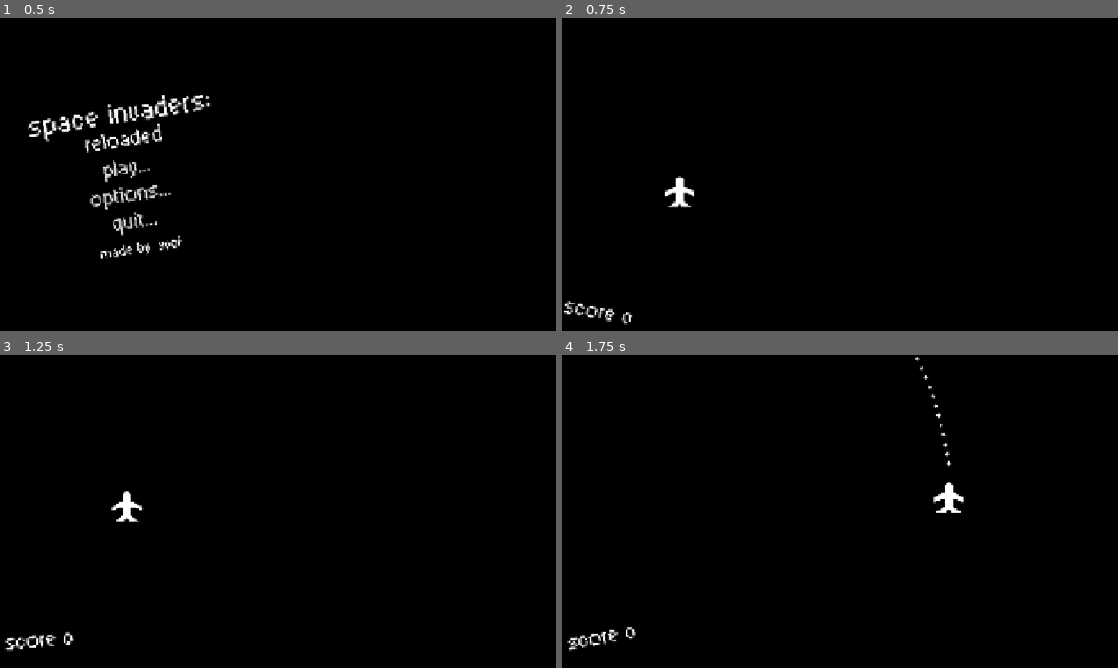
Above: before the commit, frames 1-4 (two rows, left to right).
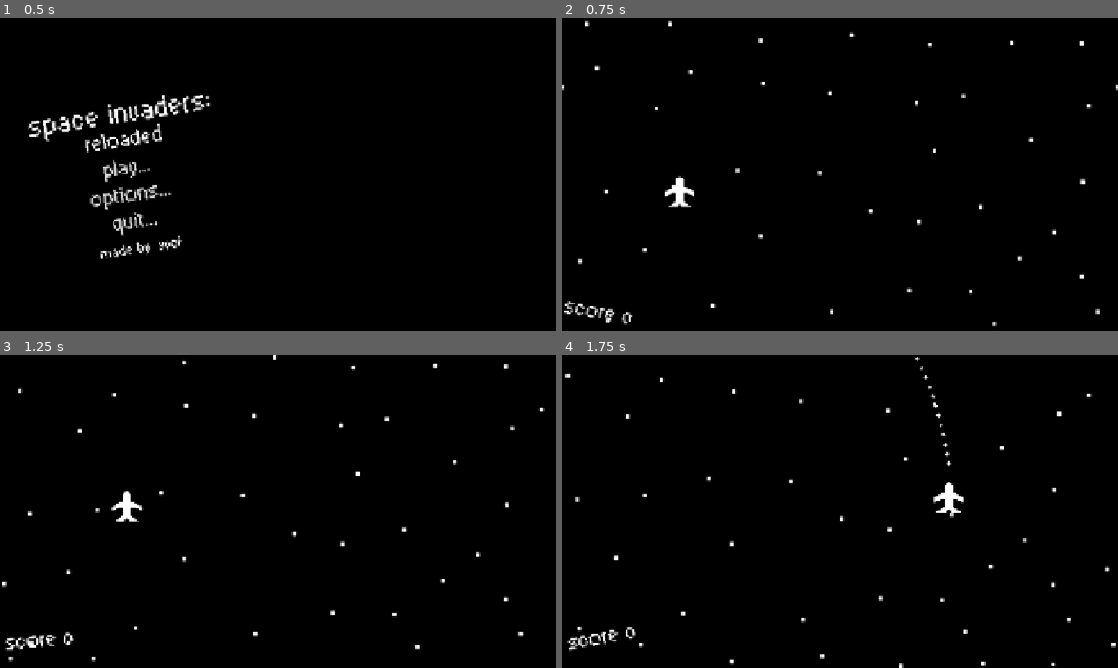
Above: after the commit, the same moments.

Repository: RafaeloxMC/space-invaders-reloaded
Game: Godot game, scene res://scenes/main_menu.tscn
Two runs of this game, one before a commit and one after it. Both use one fixed random seed, a clock stepped at 60 frames per second and the inputs below.
Inputs (mouse positions are in pixels of both pictures, inside the frame that each line leads up to):
- Up to frame 1 (0.5 s): no input
- Up to frame 2 (0.75 s): click "play..." at 0.5 s
- Up to frame 3 (1.25 s): no input
- Up to frame 4 (1.75 s): tap Enter at 1.25 s; move the mouse to (962, 495) at 1.27 s; press the mouse at (962, 495) at 1.28 s; hold Right from 1.28 s (still down)

Frame 1 is identical in both runs. In frame 2, 0.5% of the frame differs, in the area x 0-100%, y 0-99%; in frame 3, 0.5%, in the area x 0-98%, y 0-98%; in frame 4, 0.5%.

Commit message:
Add parallax

Diff:
--- a/scenes/game.tscn
+++ b/scenes/game.tscn
@@ -1,10 +1,12 @@
-[gd_scene load_steps=10 format=3 uid="uid://bs41cmai2dgk8"]
+[gd_scene load_steps=12 format=3 uid="uid://bs41cmai2dgk8"]
 
 [ext_resource type="Script" uid="uid://crnkevxt8yb2e" path="res://scripts/game.gd" id="1_lnu2h"]
 [ext_resource type="PackedScene" uid="uid://b4ogiotdtqcss" path="res://scenes/enemy.tscn" id="2_lbhrr"]
 [ext_resource type="Shader" uid="uid://bvxq3odv3ca2p" path="res://assets/shaders/pixelate.gdshader" id="2_yqjtg"]
 [ext_resource type="Theme" uid="uid://bo8tayqskv3i5" path="res://assets/themes/ui.tres" id="3_iywne"]
 [ext_resource type="PackedScene" uid="uid://clcrbkmkhik8j" path="res://scenes/player.tscn" id="3_lnu2h"]
+[ext_resource type="Texture2D" uid="uid://1dpup2xowlcu" path="res://assets/sprites/bg.png" id="4_p57ef"]
+[ext_resource type="Script" uid="uid://bexyfnwr43wjd" path="res://scripts/paralllax.gd" id="5_u5sy4"]
 
 [sub_resource type="Animation" id="Animation_iywne"]
 resource_name = "shake"
@@ -53,6 +55,7 @@
 [node name="Environment" type="Node" parent="."]
 
 [node name="ColorRect" type="ColorRect" parent="Environment"]
+visible = false
 offset_right = 1152.0
 offset_bottom = 648.0
 color = Color(0, 0, 0, 1)
@@ -77,6 +80,16 @@
 }
 autoplay = "shake"
 
+[node name="ParallaxBackground" type="ParallaxBackground" parent="Environment"]
+
+[node name="ParallaxLayer" type="ParallaxLayer" parent="Environment/ParallaxBackground"]
+motion_mirroring = Vector2(1152, 648)
+
+[node name="Sprite2D" type="Sprite2D" parent="Environment/ParallaxBackground/ParallaxLayer"]
+texture = ExtResource("4_p57ef")
+offset = Vector2(576, 324)
+script = ExtResource("5_u5sy4")
+
 [node name="Player" parent="." instance=ExtResource("3_lnu2h")]
 z_index = 4096
 position = Vector2(206, 449)
--- /dev/null
+++ b/scripts/paralllax.gd
@@ -0,0 +1,17 @@
+extends Sprite2D
+
+var posx: int = 0
+var posy: int = 0
+
+# Called every frame. 'delta' is the elapsed time since the previous frame.
+func _process(_delta: float) -> void:
+	self.position.x -= 1
+	posx -= 1
+	if posx <= -1152:
+		self.position.x = 0
+		posx = 0
+	self.position.y -= 1
+	posy -= 1
+	if posy <= -648:
+		self.position.y = 0
+		posy = 0
Binary file added: assets/sprites/bg.png
Not shown, added: assets/sprites/bg.png.import
Not shown, added: scripts/paralllax.gd.uid
